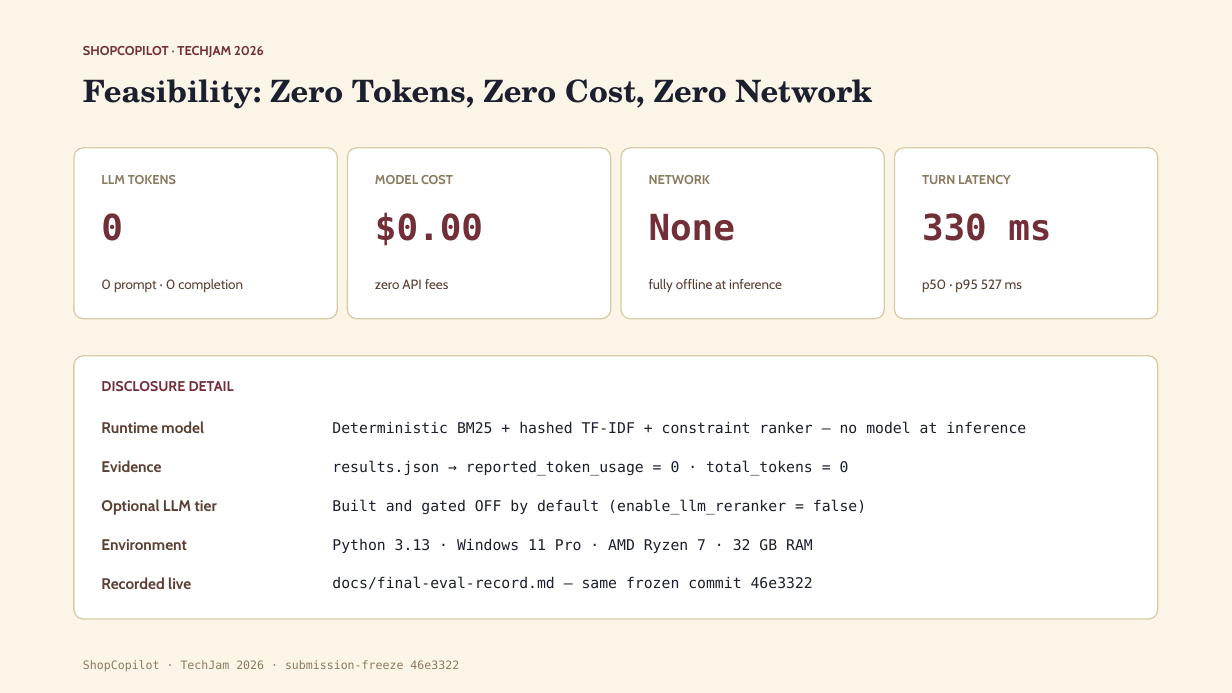
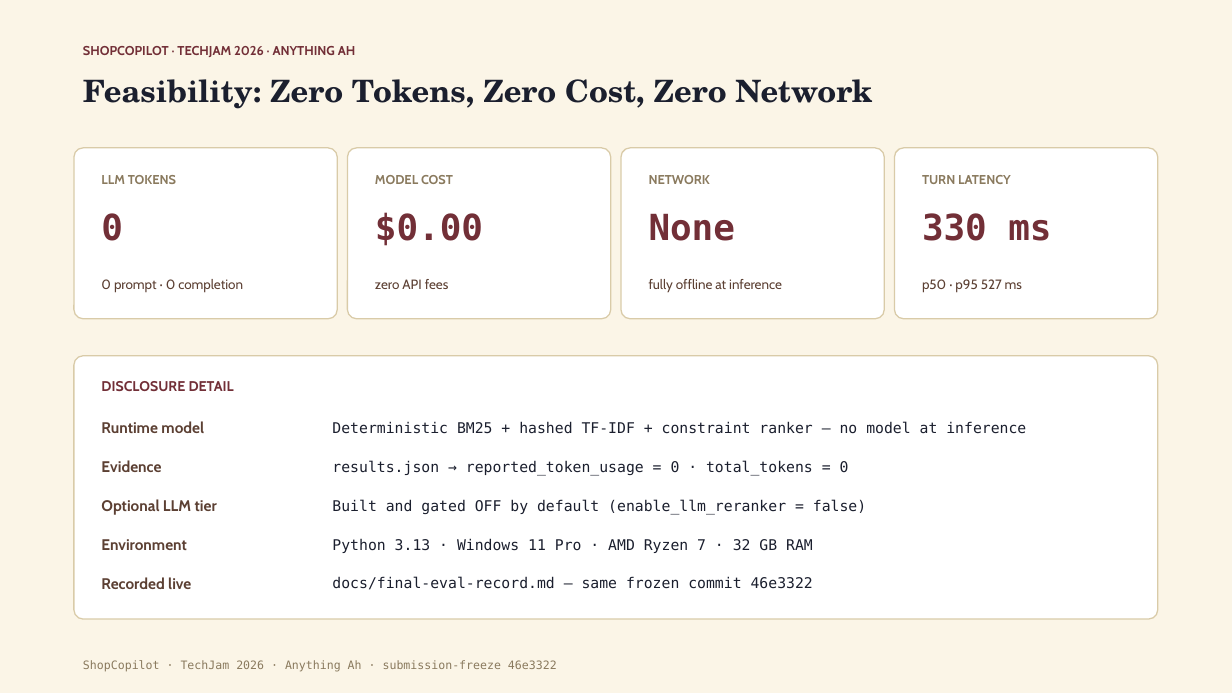
Before and after one commit to Shaneeen/ShopCopilot, a slide deck: slide 11 of docs/presentation/ShopCopilot_TechJam_Deck.pptx. Drawn at 1232x693 pixels with LibreOffice and Linux fonts; fonts in the diff are those of the drawing. Boxes give left, top, right and bottom in pixels: in the first picture for what was removed or moved away, otherwise in the second. Text is boxed around its words. In the diff, an @@ line names an element or a change of style, - is before the commit and + after.

Commit message:
deck: add group ANYTHING AH to all slide headers/footers + pptx author/company metadata

```diff
--- a/docs/presentation/ShopCopilot_TechJam_Deck.pptx
+++ b/docs/presentation/ShopCopilot_TechJam_Deck.pptx
@@ text at (83, 46, 356, 57): text changed @@
-SHOPCOPILOT · TECHJAM 2026
+SHOPCOPILOT · TECHJAM 2026 · ANYTHING AH
@@ text at (83, 660, 557, 672): text changed @@
-ShopCopilot · TechJam 2026 · submission-freeze 46e3322
+ShopCopilot · TechJam 2026 · Anything Ah · submission-freeze 46e3322
```
Also in this commit, not shown: 14 other slides changed, 2 other files.
